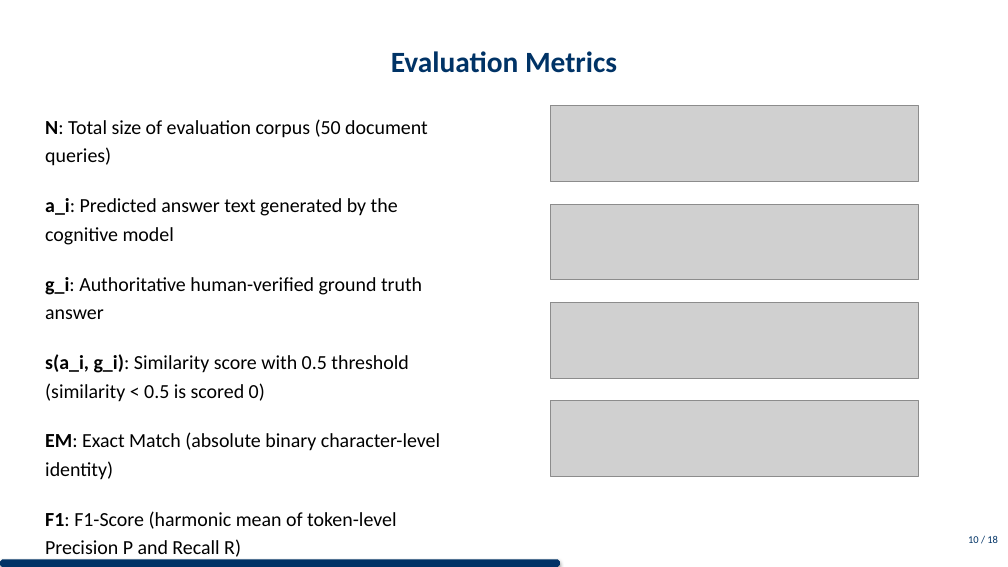
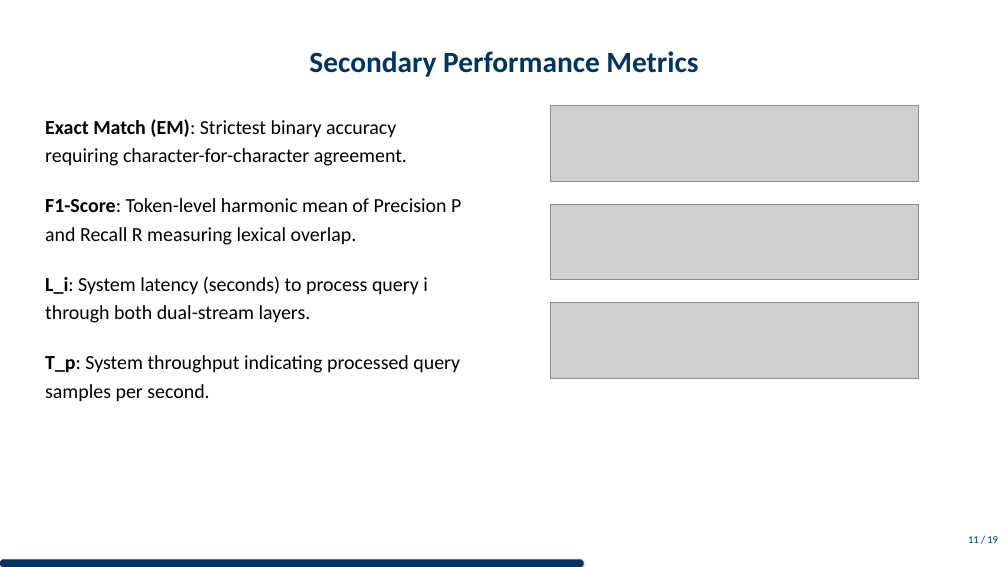
Before and after one commit to DESMOND135/DOCVQA-RAG-PERCEPTION-BENCHMARK, a slide deck: slide 12 of THESIS/presentation/presentation.pptx (slide 11 before the commit). Drawn at 1008x567 pixels with LibreOffice and Linux fonts; fonts in the diff are those of the drawing; grey boxes stand for pictures. Boxes give left, top, right and bottom in pixels: in the first picture for what was removed or moved away, otherwise in the second. Text is boxed around its words. In the diff, an @@ line names an element or a change of style, - is before the commit and + after.

Commit message:
docs(presentation): split evaluation metrics into two spacious slides to avoid layout overlap

```diff
--- a/THESIS/presentation/presentation.pptx
+++ b/THESIS/presentation/presentation.pptx
@@ title at (309,51,698,77): text changed @@
-Evaluation Metrics
+Secondary Performance Metrics
@@ text at (45,119,461,402): text changed @@
-N: Total size of evaluation corpus (50 document queries)
-a_i: Predicted answer text generated by the cognitive model
-g_i: Authoritative human-verified ground truth answer
-s(a_i, g_i): Similarity score with 0.5 threshold (similarity < 0.5 is scored 0)
-EM: Exact Match (absolute binary character-level identity)
-F1: F1-Score (harmonic mean of token-level Precision P and Recall R)
-L_i: Latency (seconds) to process query i
-T_p: System throughput in query samples per second
+Exact Match (EM): Strictest binary accuracy requiring character-for-character agreement.
+F1-Score: Token-level harmonic mean of Precision P and Recall R measuring lexical overlap.
+L_i: System latency (seconds) to process query i through both dual-stream layers.
+T_p: System throughput indicating processed query samples per second.
@@ picture removed at (551,401,919,476) @@
@@ text at (968,536,998,543): text changed @@
-10 / 18
+11 / 19
@@ octagon: place and size @@
-octagon at (0,560,560,567)
+octagon at (0,560,584,567)
```
Also in this commit, not shown: 16 other slides changed, 1 slide added, 2 other files.
